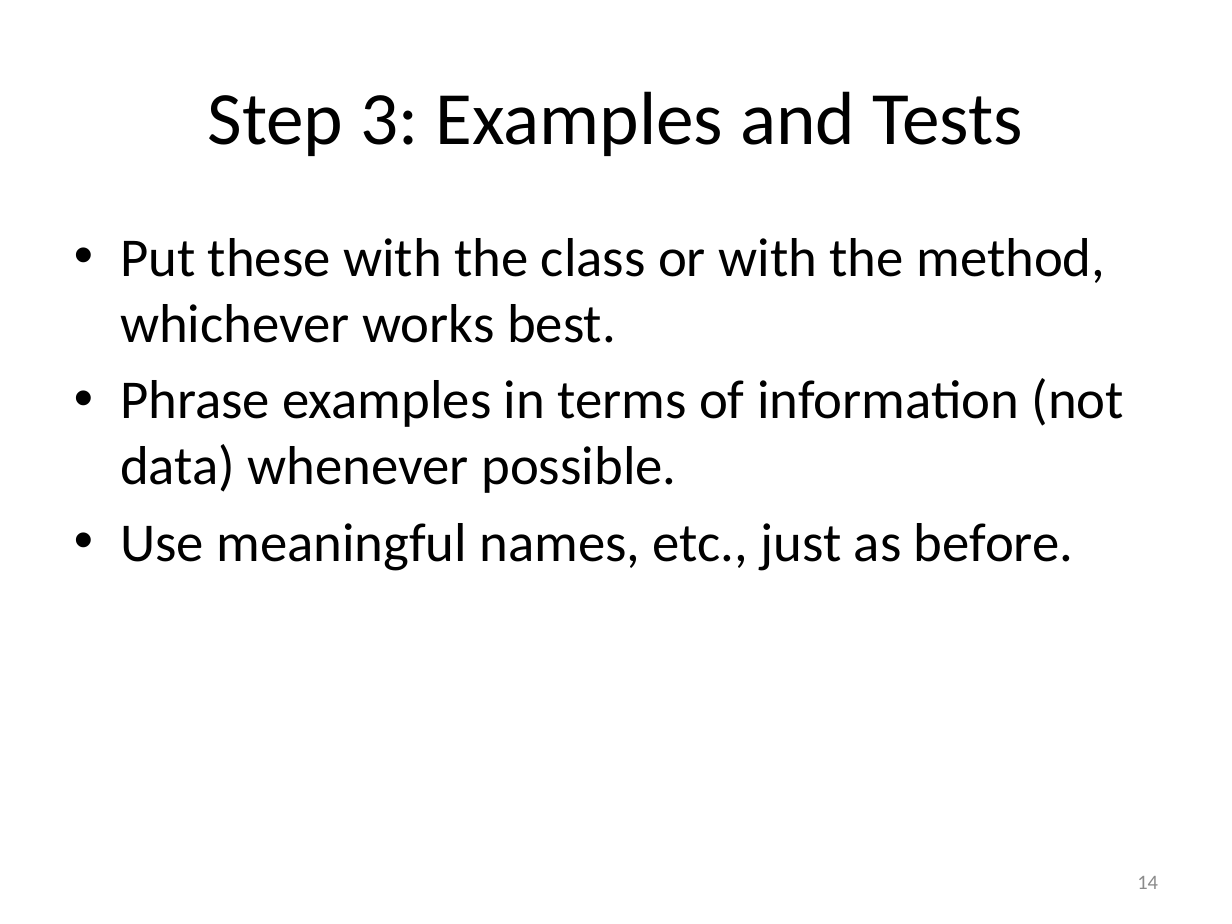
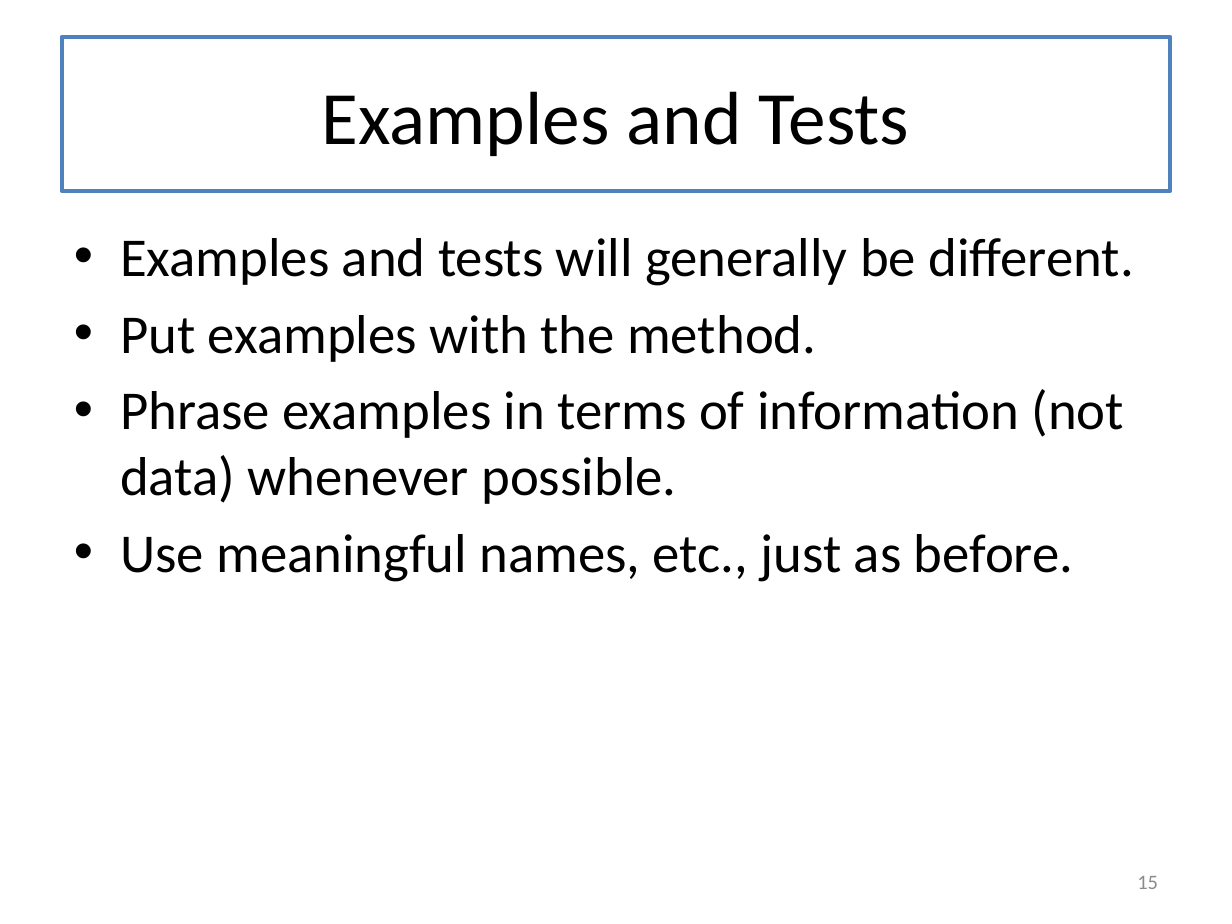
Before and after one commit to mwand/cs5010f16, a slide deck: slide 15 of Slides/Lesson 9.5 The Design Recipe Using Classes.pptx (slide 14 before the commit). Drawn at 1232x924 pixels with LibreOffice and Linux fonts; fonts in the diff are those of the drawing. Boxes give left, top, right and bottom in pixels: in the first picture for what was removed or moved away, otherwise in the second. Text is boxed around its words. In the diff, an @@ line names an element or a change of style, - is before the commit and + after.

Commit message:
fixed typo in gp08-3, updating slides for Modules 8-9

```diff
--- a/Slides/Lesson 9.5 The Design Recipe Using Classes.pptx
+++ b/Slides/Lesson 9.5 The Design Recipe Using Classes.pptx
@@ title "Examples and Tests": place and size @@
-title "Examples and Tests" at <box>207,91,1024,156</box>
+title "Examples and Tests" at <box>62,37,1170,191</box>
@@ title "Examples and Tests" at <box>62,37,1170,191</box>: fill none to #FFFFFF; outline none to #4F81BD 2.25 pt @@
@@ title at <box>322,91,910,156</box>: text changed @@
-Step 3: Examples and Tests
+Examples and Tests
@@ text at <box>120,238,1134,362</box>: text changed @@
-• Put these with the class or with the method, whichever works best.
+• Examples and tests will generally be different.
+• Put examples with the method.
@@ page number at <box>1137,876,1158,889</box>: text changed @@
-14
+15
```
Also in this commit, not shown: 20 other slides changed, 5 slides added, 6 slides removed, 10 other files.
